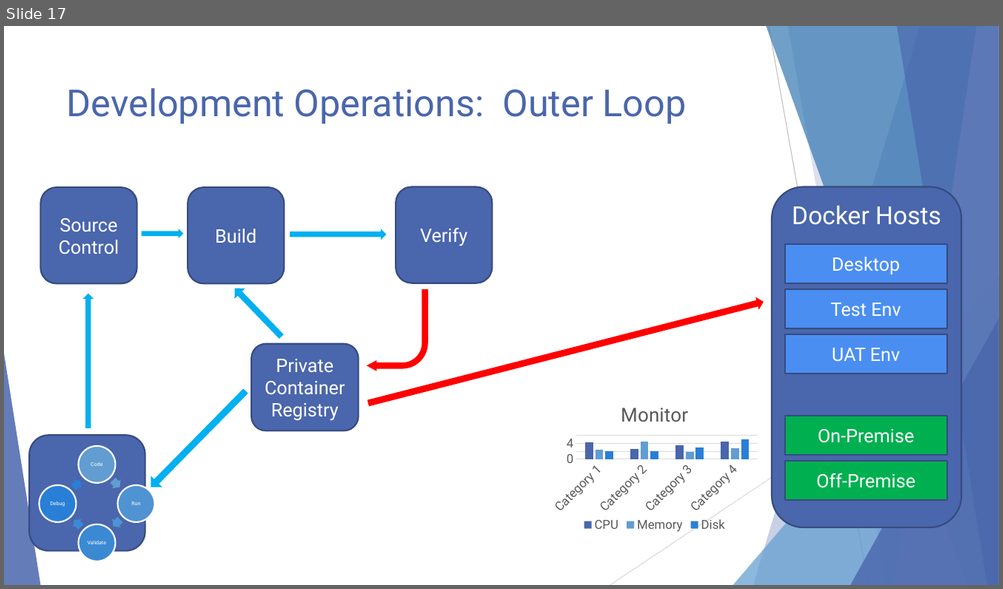
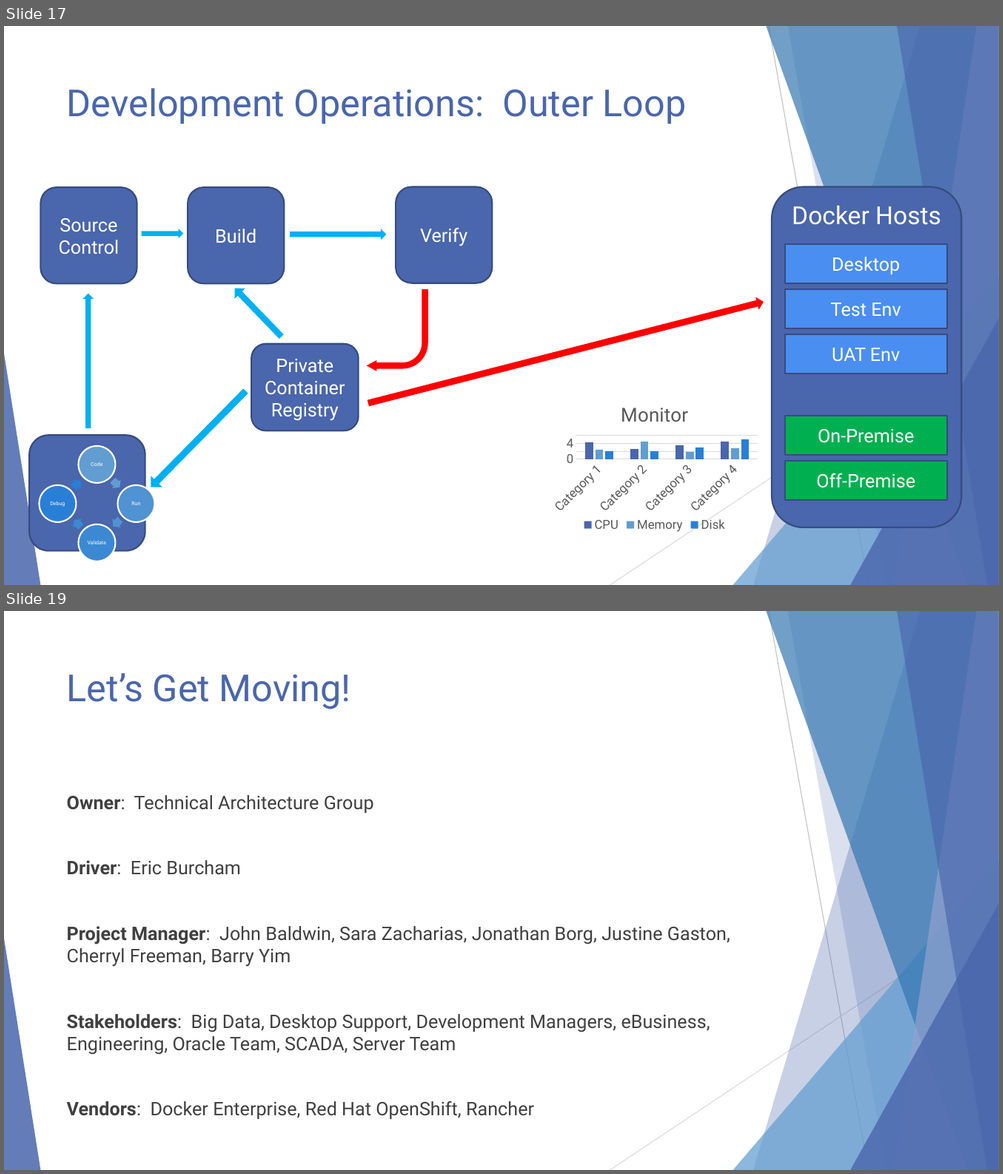
Before and after one commit to EnterpriseProductsLP/docker-straw-man, a slide deck: Docker Proofs of Concept.pptx. Shown one above the other, each under a label of ours: slide 17 before the commit, slides 17 and 19 after it; the slides between them are not shown. The pictures are 1003x589 and 1003x1174 pixels, drawn with LibreOffice and Linux fonts; fonts in the diff are those of the drawing. Boxes give left, top, right and bottom in pixels: in the first picture for what was removed or moved away, otherwise in the second. Text is boxed around its words. In the diff, an @@ line names an element or a change of style, - is before the commit and + after.

```diff
--- a/Docker Proofs of Concept.pptx
+++ b/Docker Proofs of Concept.pptx
@@ slide 19 added at (x1=4, y1=611, x2=999, y2=1170), background #FFFFFF; not listed: 10 template elements that a slide beside it also shows @@
@@ title added at (x1=67, y1=673, x2=351, y2=709), 36 pt, text #4A66AC @@
+Let’s Get Moving!
@@ text added at (x1=67, y1=795, x2=730, y2=1119), 18 pt, text #404040 @@
+Owner: Technical Architecture Group
+Driver: Eric Burcham
+Project Manager: John Baldwin, Sara Zacharias, Jonathan Borg, Justine Gaston, Cherryl Freeman, Barry Yim
+Stakeholders: Big Data, Desktop Support, Development Managers, eBusiness, Engineering, Oracle Team, SCADA, Server Team
+Vendors: Docker Enterprise, Red Hat OpenShift, Rancher
```
Also in this commit, not shown: 1 other slide added.
